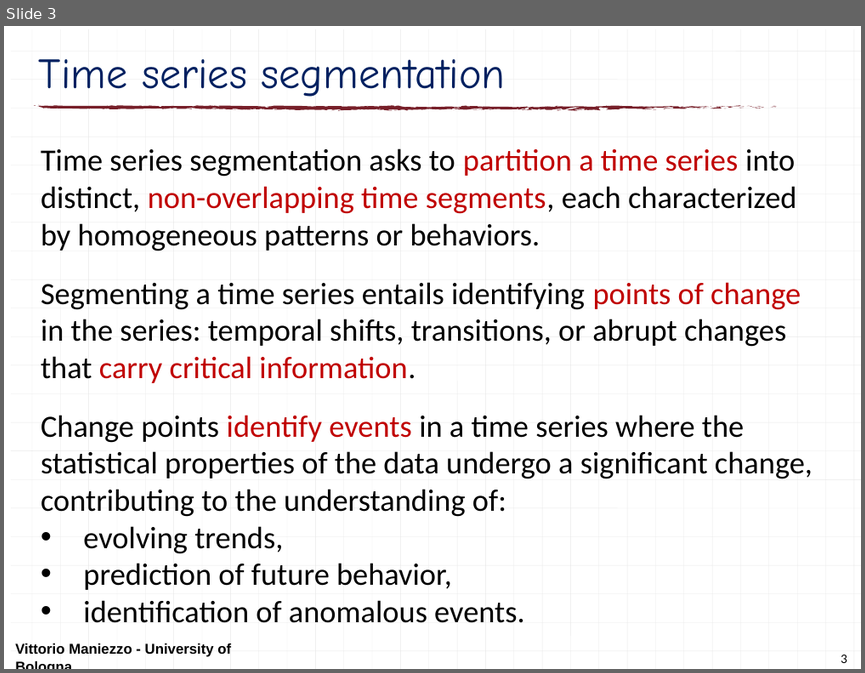
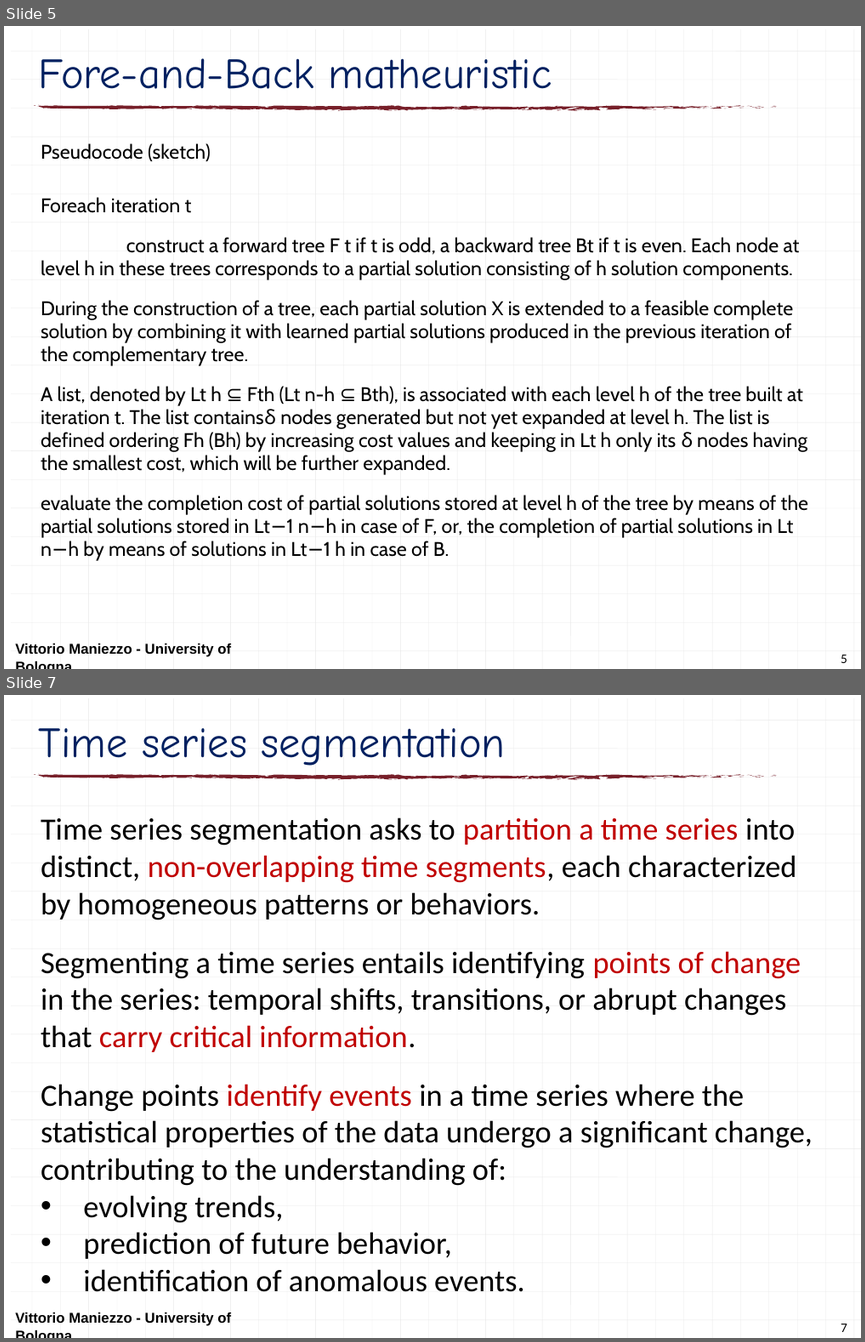
Before and after one commit to maniezzo/segmentation, a slide deck: doc/LION25_F&B/F&Bsegmentation.pptx. Shown one above the other, each under a label of ours: slide 3 before the commit, slides 5 and 7 after it; the slides between them are not shown. The pictures are 865x673 and 865x1342 pixels, drawn with LibreOffice and Linux fonts; fonts in the diff are those of the drawing. Boxes give left, top, right and bottom in pixels: in the first picture for what was removed or moved away, otherwise in the second. Text is boxed around its words. In the diff, an @@ line names an element or a change of style, - is before the commit and + after.

```diff
--- a/doc/LION25_F&B/F&Bsegmentation.pptx
+++ b/doc/LION25_F&B/F&Bsegmentation.pptx
@@ slide 5 added at (x1=4, y1=26, x2=861, y2=669), background #FFFFFF; not listed: 126 template elements that a slide beside it also shows @@
@@ title added at (x1=39, y1=58, x2=552, y2=89), 36 pt, text #002060 @@
+Fore-and-Back matheuristic
@@ text added at (x1=41, y1=143, x2=808, y2=561), 16.6 pt, text #000000 @@
+Pseudocode (sketch)
+Foreach iteration t
+construct a forward tree F t if t is odd, a backward tree Bt if t is even. Each node at level h in these trees corresponds to a partial solution consisting of h solution components.
+During the construction of a tree, each partial solution X is extended to a feasible complete solution by combining it with learned partial solutions produced in the previous iteration of the complementary tree.
+A list, denoted by Lt h ⊆ Fth (Lt n-h ⊆ Bth), is associated with each level h of the tree built at iteration t. The list containsδ nodes generated but not yet expanded at level h. The list is defined ordering Fh (Bh) by increasing cost values and keeping in Lt h only its δ nodes having the smallest cost, which will be further expanded.
+evaluate the completion cost of partial solutions stored at level h of the tree by means of the partial solutions stored in Lt−1 n−h in case of F, or, the completion of partial solutions in Lt n−h by means of solutions in Lt−1 h in case of B.
@@ text added at (x1=15, y1=643, x2=231, y2=657), 12 pt, text #000000, bold @@
+Vittorio Maniezzo - University of Bologna
@@ page number added at (x1=840, y1=654, x2=847, y2=663), 11 pt, text #000000 @@
+5
@@ what was slide 3 is now slide 7 @@
@@ page number at (x1=840, y1=1323, x2=847, y2=1332): text changed @@
-3
+7
```
Also in this commit, not shown: 2 slides changed, 4 other slides added, 7 slides removed.
